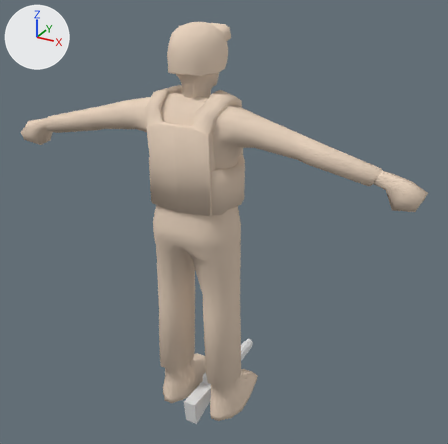
The Blender file models/man.2.6.blend: old version first, new version second.
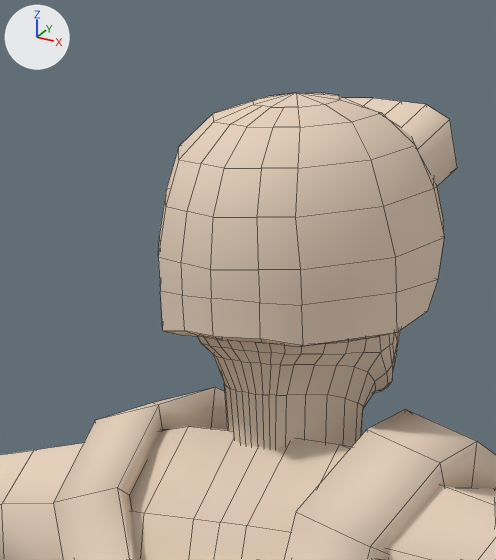
Old and new are each drawn whole from a camera (50 mm lens) standing at (8.92, -14.48, 14.16) and looking at (0.12, 1.52, 6.15) and again close up on the part from 30% to 53% of the width and 0% to 27% of the height. Arrows for +X, +Y and +Z are at upper left; the lights stay in place. The close-ups show mesh edges as thin lines.

In view in the first close-up: 'head'.
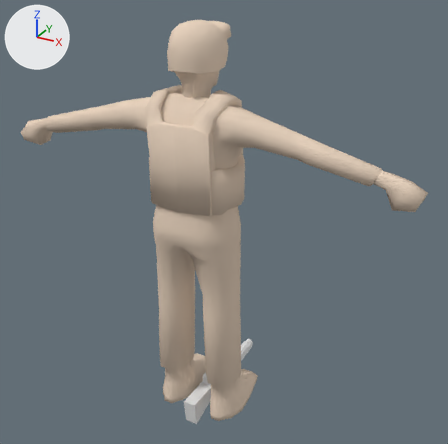
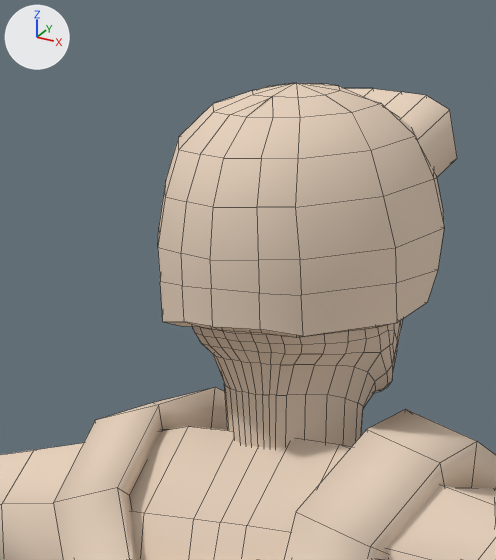
Location of each change, (x1, y1, x2, y2) in pixels of the close-ups (496 x 560 px; the box of a moved part takes in the faces that stretch with it):
'head', reshaped
    before: (0, 93, 496, 560)
    after: (0, 83, 496, 560)
part 1 of me_cube_002, moved or reshaped
    before: (158, 93, 457, 347)
    after: (158, 83, 457, 338)

What the commit changed:
me_cube_002 is used by ob_head; location (0.0, 0.0, 0.0); scale (0.4, 0.4, 0.4).
me_cube_002 had 691 vertices, 632 faces and spanned x -16.2..0.0, y -2.6..5.0, z 0.1..31.0.
me_cube_002 now has 691 vertices, 632 faces and spans x -16.2..0.0, y -2.6..5.0, z 0.1..31.2.
Part 1, on me_cube_002:
2 vertices are removed from x -0.5..0.0, y 2.0, z 30.5.
10 faces are deleted.
50 vertices in x -2.0..0.0, y -1.8..3.1, z 27.9..31.0 move by (0.0, 0.0, 0.1).
25 vertices in x -2.0..0.0, y -1.8..2.9, z 27.8..31.0 move by (0.0, 0.0, 0.2).
2 vertices move from x -0.7..-0.2, y 0.0..1.7, z 30.7..30.9 to x -0.5..0.0, y 0.0..2.0, z 30.7..31.0.
2 vertices are added at (-0.7, 1.7, 30.8), (0.0, 2.0, 30.8).
8 new faces join them, smooth.
2 new faces join them.
